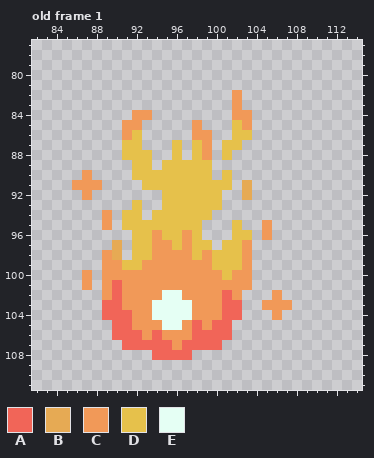
Pixel-art file, stored at devassets/Aseprite Projects/RedSoul.aseprite. Above is the file before it was changed.
192x192 pixels, 1 frame. Shown: old frame 1: x 82..114, y 77..111. The commit also changed other frames, which this record leaves out.
Palette (. is transparent): A #f16558  B #e6aa54  C #f19958  D #e6c14b  E #e5fff4
Pixels before, old frame 1, first column x 86:
 82 ................C.....
 83 ................C.....
 84 ......CC........CC....
 85 .....CC.....C...DC....
 86 .....CD.....CC..DD....
 87 .....DD...D.DC.DD.....
 88 .....DDD..D.DC.D......
 89 ......DD.DDDDD........
 90 .C....DDDDDDDD.D......
 91 CCC....DDDDDDDDD.B....
 92 .C.......DDDDDD..B....
 93 ......D..DDDDDD.......
 94 ...C.DD.DDDDDD........
 95 ...C.DDDDDDDD...D..C..
 96 ......DDCDDCD...DD.C..
 97 ....B.DDCCDCDD.DDC....
 98 ...CB.DDCCCCDCDDDC....
 99 ...CCDDCCCCCCCDDDC....
100 .C.CCCCCCCCCCCCDCC....
101 .C.CACCCCCCCCCCCCC....
102 ...CACCCCEECCCCAC...C.
103 ...AACCCEEEECCCAA..CCC
104 ...AAACCEEEECCCAA...C.
105 ....AACCCEECACAA......
106 ....AAACACCCAAAA......
107 .....AAAAACAAAA.......
108 ........AAAA..........
And afterwards:
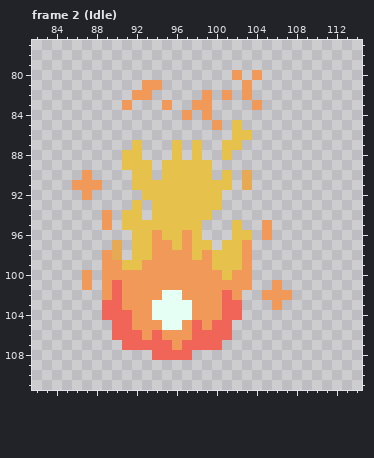
A new or re-ordered frame is compared with the old frame closest to it.
Commit message: Soul idle animations
Edits made:
{"change": "frames 1 -> 4"}
{"where": "frame 2 (Idle) is new; against old frame 1"}
{"frame":2,"y":80,"x":102,"old":".","new":"C"}
{"frame":2,"y":80,"x":104,"old":".","new":"C"}
{"frame":2,"y":81,"x":93,"old":"..","new":"CC"}
{"frame":2,"y":81,"x":103,"old":".","new":"C"}
{"frame":2,"y":82,"x":92,"old":"..","new":"CC"}
{"frame":2,"y":82,"x":99,"old":".","new":"C"}
{"frame":2,"y":82,"x":101,"old":".C.","new":"C.C"}
{"frame":2,"y":83,"x":91,"old":".","new":"C"}
{"frame":2,"y":83,"x":95,"old":".","new":"C"}
{"frame":2,"y":83,"x":98,"old":"..","new":"CC"}
{"frame":2,"y":83,"x":102,"old":"C","new":"."}
{"frame":2,"y":83,"x":104,"old":".","new":"C"}
{"frame":2,"y":84,"x":92,"old":"CC","new":".."}
{"frame":2,"y":84,"x":97,"old":".","new":"C"}
{"frame":2,"y":84,"x":99,"old":".","new":"C"}
{"frame":2,"y":84,"x":102,"old":"CC","new":".."}
{"frame":2,"y":85,"x":91,"old":"CC","new":".."}
{"frame":2,"y":85,"x":98,"old":"C","new":"."}
{"frame":2,"y":85,"x":100,"old":".","new":"C"}
{"frame":2,"y":85,"x":103,"old":"C","new":"."}
{"frame":2,"y":86,"x":91,"old":"CD","new":".."}
{"frame":2,"y":86,"x":98,"old":"CC","new":".."}
{"frame":2,"y":87,"x":91,"old":"D","new":"."}
{"frame":2,"y":87,"x":99,"old":"C","new":"."}
{"frame":2,"y":88,"x":93,"old":"D","new":"."}
{"frame":2,"y":88,"x":99,"old":"C","new":"."}
{"frame":2,"y":89,"x":91,"old":".","new":"D"}
{"frame":2,"y":90,"x":94,"old":"D","new":"."}
{"frame":2,"y":90,"x":103,"old":".","new":"B"}
{"frame":2,"y":91,"x":92,"old":".","new":"D"}
{"frame":2,"y":92,"x":93,"old":"..","new":"DD"}
{"frame":2,"y":92,"x":103,"old":"B","new":"."}
{"frame":2,"y":93,"x":94,"old":".","new":"D"}
{"frame":2,"y":101,"x":106,"old":".","new":"C"}
{"frame":2,"y":102,"x":105,"old":".","new":"C"}
{"frame":2,"y":102,"x":107,"old":".","new":"C"}
{"frame":2,"y":103,"x":105,"old":"C","new":"."}
{"frame":2,"y":103,"x":107,"old":"C","new":"."}
{"frame":2,"y":104,"x":106,"old":"C","new":"."}
